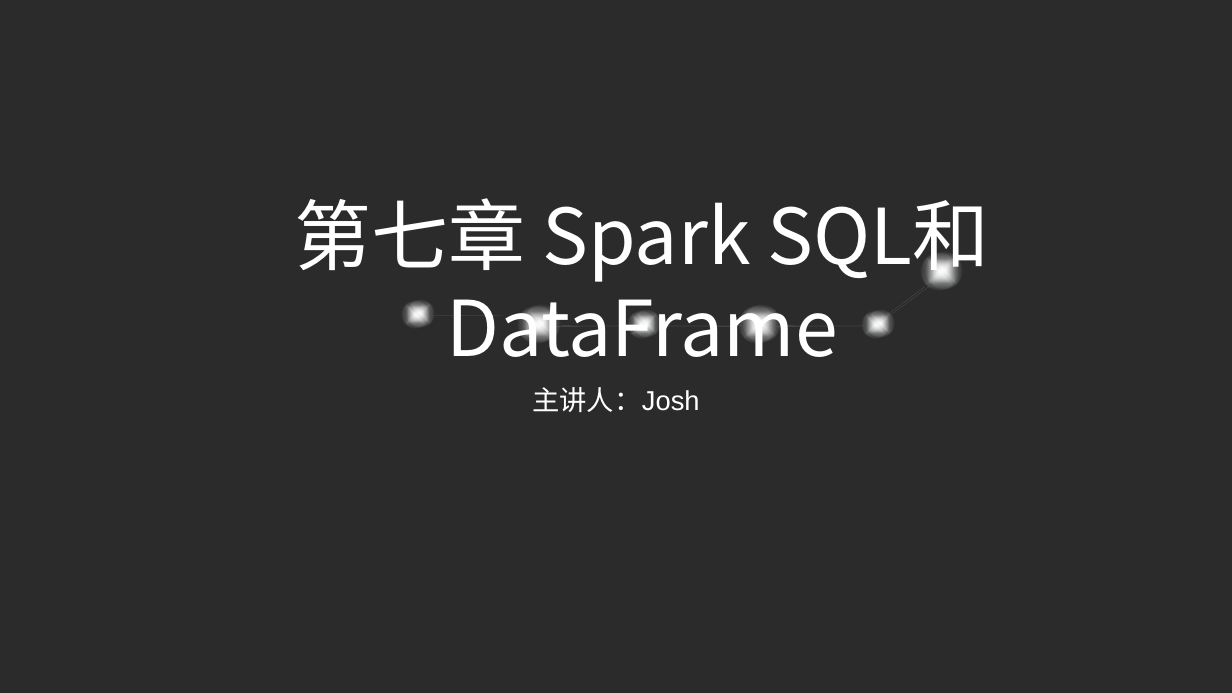
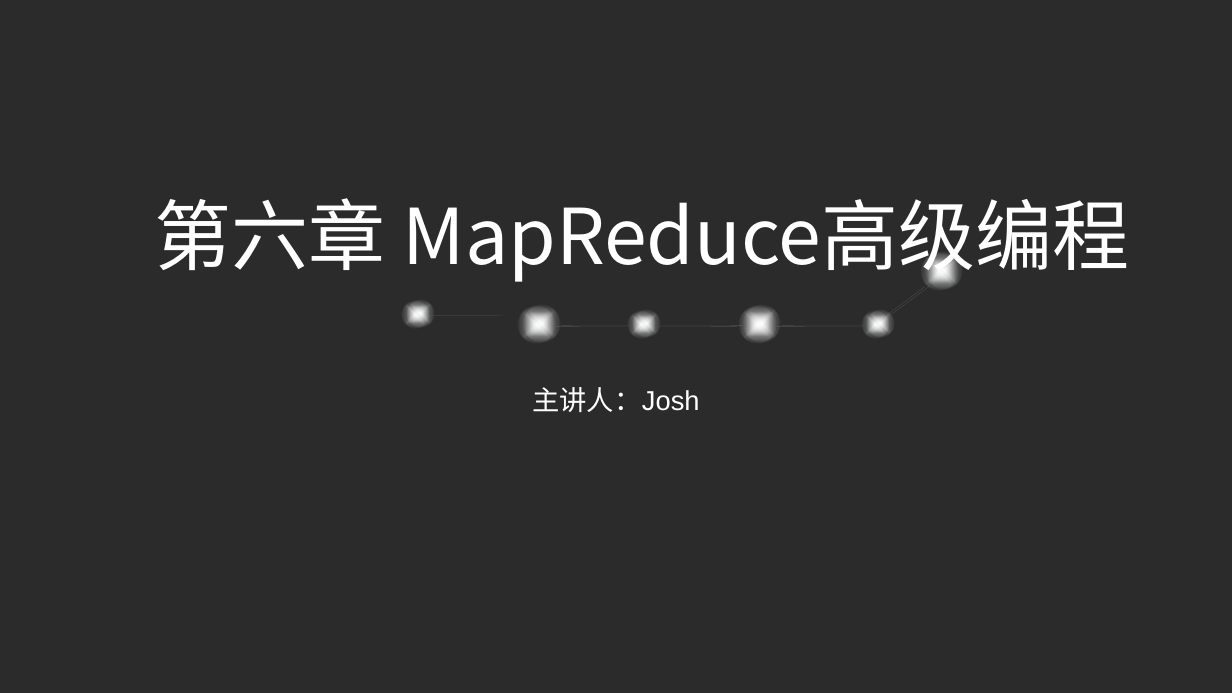
Before and after one commit to refuil/hadoopAction, a slide deck: slide 1 of 第五章 MapReduce高级程序设计.pptx. Drawn at 1232x693 pixels with LibreOffice and Linux fonts; fonts in the diff are those of the drawing; background and template pictures are left out; a plain dark background stands for a picture behind light text. Boxes give left, top, right and bottom in pixels: in the first picture for what was removed or moved away, otherwise in the second. Text is boxed around its words. In the diff, an @@ line names an element or a change of style, - is before the commit and + after.

```diff
--- a/第五章 MapReduce高级程序设计.pptx
+++ b/第五章 MapReduce高级程序设计.pptx
@@ text at [154,198,1130,284]: text changed @@
-第七章 Spark SQL和DataFrame
+第六章 MapReduce高级编程
```
Also in this commit, not shown: 14 slides removed, 22 other files.
